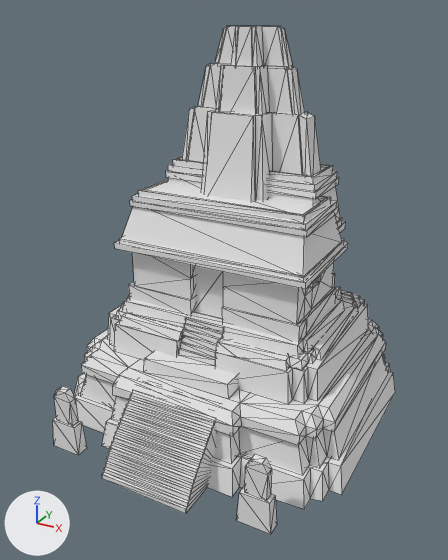
Two versions of the COLLADA model art/meshes/structural/maya_protoclassic/templo_2.dae, one commit apart.
Rendered twice from a 50 mm lens placed at (21.4, -39.0, 30.2), pointed at (0.3, -0.6, 11.0). Arrows for +X, +Y and +Z are at lower left; the lights stay in place. Mesh edges are drawn as thin lines. Vertices at the same position are counted once.

Before the edit, the objects in view are built like this:
```python
me_cubo_328 = bpy.data.meshes.new('Cubo.328')
me_cubo_328.from_pydata(...)  # 1236 vertices, 1936 faces; spans x -1.41..1.36, y -1.27..1.25, z 0.08..10.55
me_cubo_328.materials.append(mat_material)  # its picture is missing
ob_templo_2 = bpy.data.objects.new('templo_2', me_cubo_328)
ob_templo_2.location = (0.0, 0.0, -1.51)
ob_templo_2.rotation_euler = (0.0, 0.0, -1.571)  # degrees (0, 0, -90)
ob_templo_2.scale = (8.8, 9.75, 2.89)
```
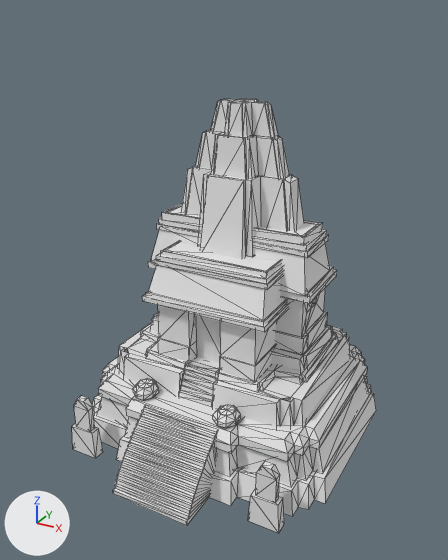
Edits to the scene script, one JSON object a line:
```json
{"block": "me_cubo_328", "where": "# used by ob_templo_2; location = (0.0, 0.0, -1.51); rotation_euler = (0.0, 0.0, -1.571), in degrees (0, 0, -90); scale = (8.8, 9.75, 2.89)"}
{"op": "remove", "block": "me_cubo_328", "code": "me_cubo_328.from_pydata(...)  # 1236 vertices, 1936 faces; spans x -1.41..1.36, y -1.27..1.25, z 0.08..10.55"}
{"op": "add", "block": "me_cubo_328", "code": "me_cubo_328.from_pydata(...)  # 1221 vertices, 1965 faces; spans x -11.08..10.96, y -11.37..11.03, z -3.03..23.95"}
{"block": "me_cubo_328", "change": "me_cubo_328 part 1: the loose piece of 56 vertices spanning x -1.41..1.03, y -1.27..1.25, z 0.09..0.79 is multiplied about its middle by the matrix ((0.0, 8.74, 0.0), (-7.896, 0.0, 0.0), (0.0, 0.0, 2.592)), then moved by (0.13, 1.41, -2.55)"}
{"block": "me_cubo_328", "change": "me_cubo_328 part 2: the loose piece of 84 vertices spanning x -1.33..0.91, y -1.14..1.13, z 1.57..2.11 is multiplied about its middle by the matrix ((0.0, 8.74, 0.0), (-7.896, 0.0, 0.0), (0.0, 0.0, 2.592)), then moved by (0.16, 1.6, -0.31)"}
{"block": "me_cubo_328", "change": "me_cubo_328 part 3: the loose piece of 70 vertices spanning x -1.23..0.54, y -0.96..0.96, z 2.1..2.95 is multiplied about its middle by the matrix ((0.0, 8.753, 0.0), (-7.907, 0.0, 0.0), (0.0, 0.0, 2.595)), then moved by (0.3, 2.25, 0.6)"}
{"block": "me_cubo_328", "change": "me_cubo_328 part 4: the loose piece of 90 vertices spanning x -0.69..-0.19, y -0.47..0.47, z 7.91..9.65 is multiplied about its middle by the matrix ((0.0, 8.753, 0.0), (-7.907, 0.0, 0.0), (0.0, 0.0, 2.595)), then moved by (0.42, 2.6, 10.58)"}
{"block": "me_cubo_328", "change": "me_cubo_328 part 5: the loose piece of 66 vertices spanning x -0.61..-0.27, y -0.29..0.33, z 9.59..10.55 is multiplied about its middle by the matrix ((0.0, 8.753, 0.0), (-7.907, 0.0, 0.0), (0.0, 0.0, 2.595)), then moved by (0.58, 2.59, 12.63)"}
{"block": "me_cubo_328", "change": "me_cubo_328 part 6: the loose piece of 34 vertices spanning x -0.88..-0.23, y -0.6..0.62, z 6.91..7.15 is multiplied about its middle by the matrix ((0.0, 9.987, 0.0), (-7.94, -0.001, 0.0), (0.0, 0.0, 2.787)), then moved by (0.68, 2.98, 7.82)"}
{"block": "me_cubo_328", "change": "me_cubo_328 part 7: the loose piece of 84 vertices spanning x 0.78..1.36, y -0.37..0.36, z 0.08..2.07 is multiplied about its middle by the matrix ((0.0, 8.74, 0.0), (-7.896, 0.0, 0.0), (0.0, 0.0, 2.592)), then moved by (-1.1, -9.07, -1.54)"}
{"block": "me_cubo_328", "change": "me_cubo_328 part 8: the loose piece of 56 vertices spanning x -1.34..0.91, y -1.19..1.18, z 0.76..1.68 is multiplied about its middle by the matrix ((0.0, 8.74, 0.0), (-7.896, 0.0, 0.0), (0.0, 0.0, 2.592)), then moved by (0.16, 1.6, -1.31)"}
{"block": "me_cubo_328", "change": "me_cubo_328 part 9: 24 loose pieces with 693 vertices, spanning x -1.13..1.23, y -0.96..0.96, z 0.09..8.56, are deleted"}
{"block": "me_cubo_328", "change": "me_cubo_328 part 10: 3 vertices removed from x -1.08, y -0.16..0.17, z 2.95; 661 vertices added at x -9.28..7.56, y -8.98..8.24, z -2.94..18.78"}
{"block": "me_cubo_328", "change": "me_cubo_328 part 11: 20 vertices added at x 6.76..9.16, y -8.98..-8.0, z -2.94..2.14"}
{"op": "set", "path": "ob_templo_2.rotation_euler", "old": "(0.0, 0.0, -1.571)", "new": "(0.0, 0.0, 0.0)", "note": "degrees (0, 0, -90) -> degrees (0, 0, 0)"}
{"op": "set", "path": "ob_templo_2.scale", "old": "(8.8, 9.75, 2.89)", "new": "(1.0, 1.0, 1.0)"}
{"op": "set", "path": "ob_templo_2.location", "old": "(0.0, 0.0, -1.51)", "new": "(0.0, 0.0, 0.0)"}
```

Pixel boxes [x1, y1, x2, y2] of what changed, in the pictures (448 x 560 px; the box of a moved part takes in the faces that stretch with it):
```json
{"object": "templo_2", "change": "reshaped, moved, turned, rescaled", "before": [53, 25, 395, 534], "after": [72, 99, 376, 533]}
{"part": 1, "of": "me_cubo_328", "change": "moved or reshaped", "before": [74, 355, 395, 509], "after": [92, 377, 376, 516]}
{"part": 2, "of": "me_cubo_328", "change": "moved or reshaped", "before": [81, 319, 386, 445], "after": [98, 345, 367, 462]}
{"part": 3, "of": "me_cubo_328", "change": "moved or reshaped", "before": [108, 294, 368, 404], "after": [118, 325, 350, 428]}
{"part": 4, "of": "me_cubo_328", "change": "moved or reshaped", "before": [198, 63, 305, 114], "after": [195, 130, 289, 179]}
{"part": 5, "of": "me_cubo_328", "change": "moved or reshaped", "before": [215, 25, 293, 67], "after": [210, 99, 278, 138]}
{"part": 6, "of": "me_cubo_328", "change": "moved or reshaped", "before": [173, 156, 333, 184], "after": [162, 203, 322, 245]}
{"part": 7, "of": "me_cubo_328", "change": "moved or reshaped", "before": [102, 394, 217, 514], "after": [113, 405, 218, 526]}
{"part": 8, "of": "me_cubo_328", "change": "moved or reshaped", "before": [81, 354, 388, 474], "after": [97, 378, 369, 486]}
{"part": 9, "of": "me_cubo_328", "change": "deleted", "before": [53, 106, 359, 534]}
{"part": 10, "of": "me_cubo_328", "change": "built on", "after": [72, 166, 339, 458]}
{"part": 11, "of": "me_cubo_328", "change": "added", "after": [248, 461, 284, 533]}
```
